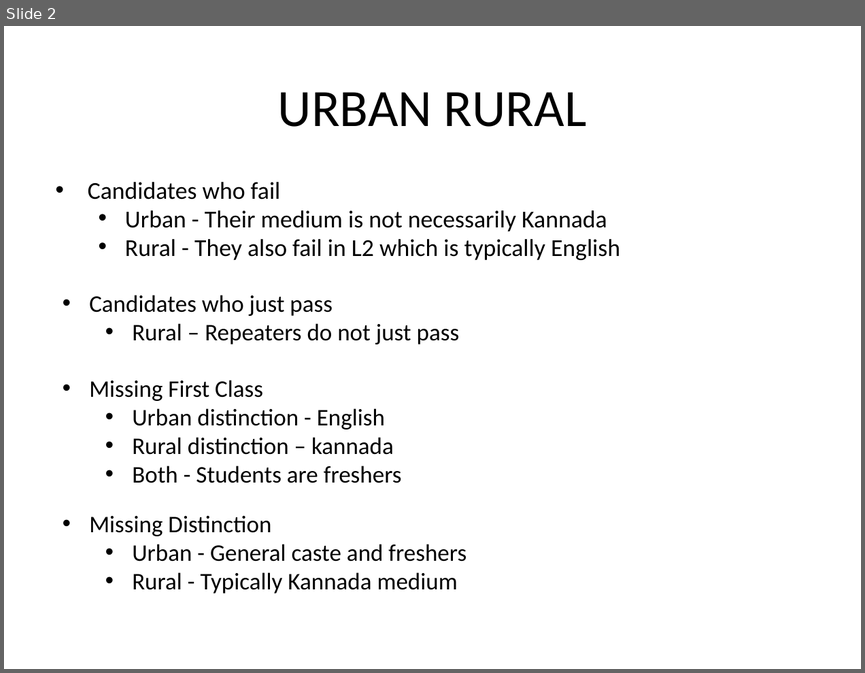
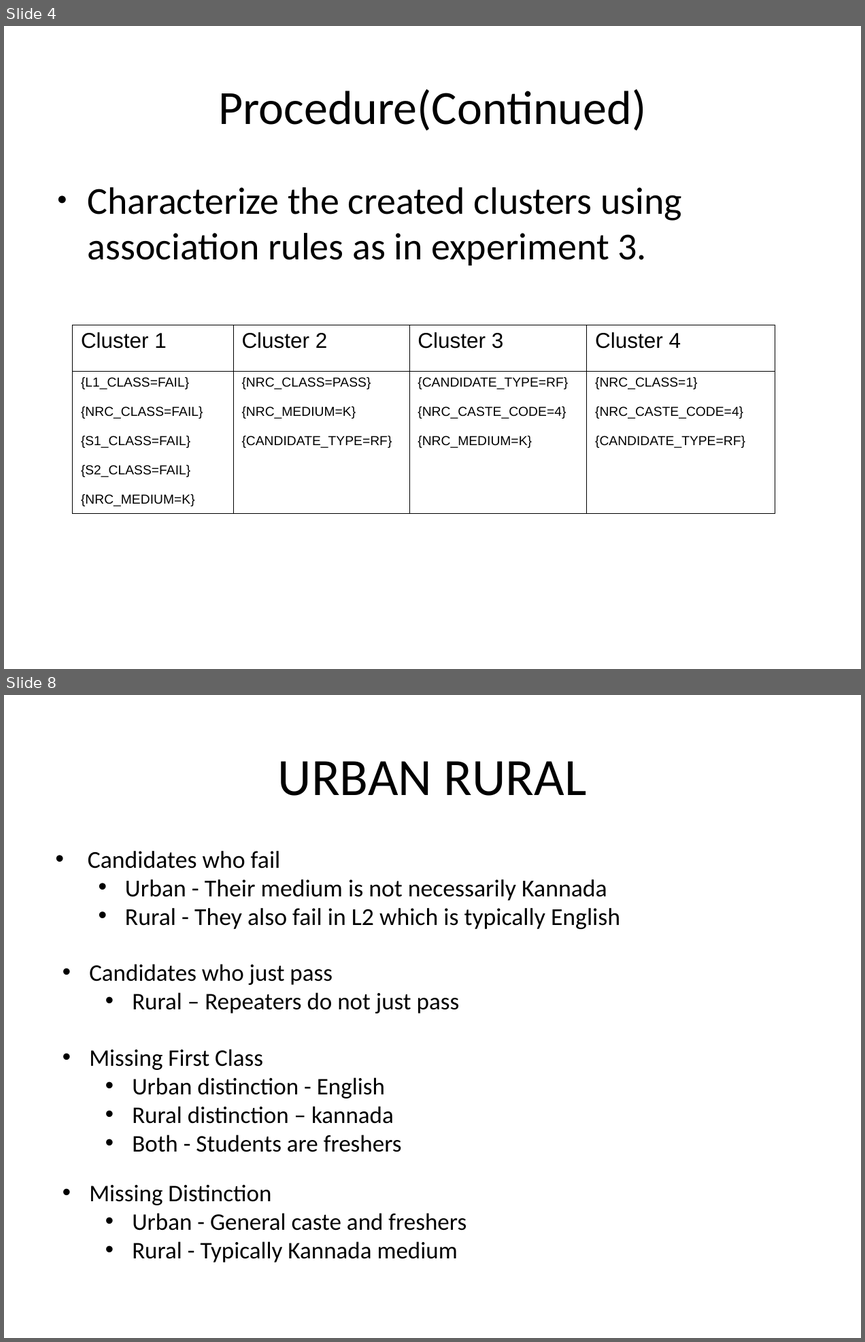
Before and after one commit to AbhijithMadhav/SSLC-Data-Analysis, a slide deck: src/8_cross_cluster_analysis/presentation.odp. Shown one above the other, each under a label of ours: slide 2 before the commit, slides 4 and 8 after it; the slides between them are not shown. The pictures are 865x673 and 865x1342 pixels, drawn with LibreOffice and Linux fonts; fonts in the diff are those of the drawing. Boxes give left, top, right and bottom in pixels: in the first picture for what was removed or moved away, otherwise in the second. Text is boxed around its words. In the diff, an @@ line names an element or a change of style, - is before the commit and + after.

```diff
--- a/src/8_cross_cluster_analysis/presentation.odp
+++ b/src/8_cross_cluster_analysis/presentation.odp
@@ slide 4 added at (4, 26, 861, 669), background #FFFFFF @@
@@ title added at (218, 89, 646, 131), 40 pt, text #000000 @@
+Procedure(Continued)
@@ text added at (88, 187, 682, 265), 32 pt, text #000000 @@
+● Characterize the created clusters using association rules as in experiment 3.
@@ table added at (73, 324, 775, 513), 2 rows, 4 columns @@
+Cluster 1 | Cluster 2 | Cluster 3 | Cluster 4
+{L1_CLASS=FAIL} / {NRC_CLASS=FAIL} / {S1_CLASS=FAIL} / {S2_CLASS=FAIL} / {NRC_MEDIUM=K} | {NRC_CLASS=PASS} / {NRC_MEDIUM=K} / {CANDIDATE_TYPE=RF} | {CANDIDATE_TYPE=RF} / {NRC_CASTE_CODE=4} / {NRC_MEDIUM=K} | {NRC_CLASS=1} / {NRC_CASTE_CODE=4} / {CANDIDATE_TYPE=RF}
@@ what was slide 2 is now slide 8 @@
```
Also in this commit, not shown: 1 slide changed, 7 other slides added.
